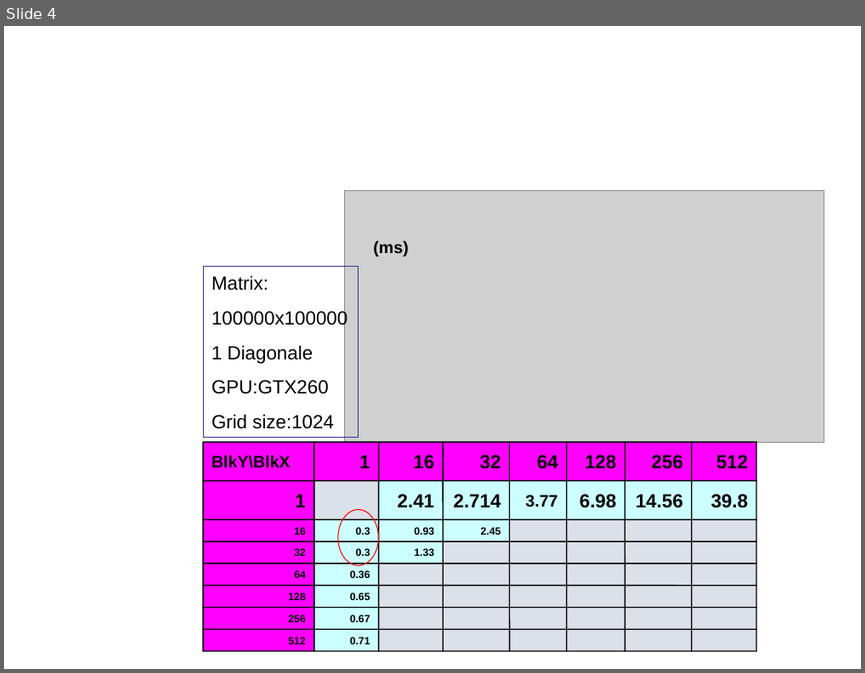
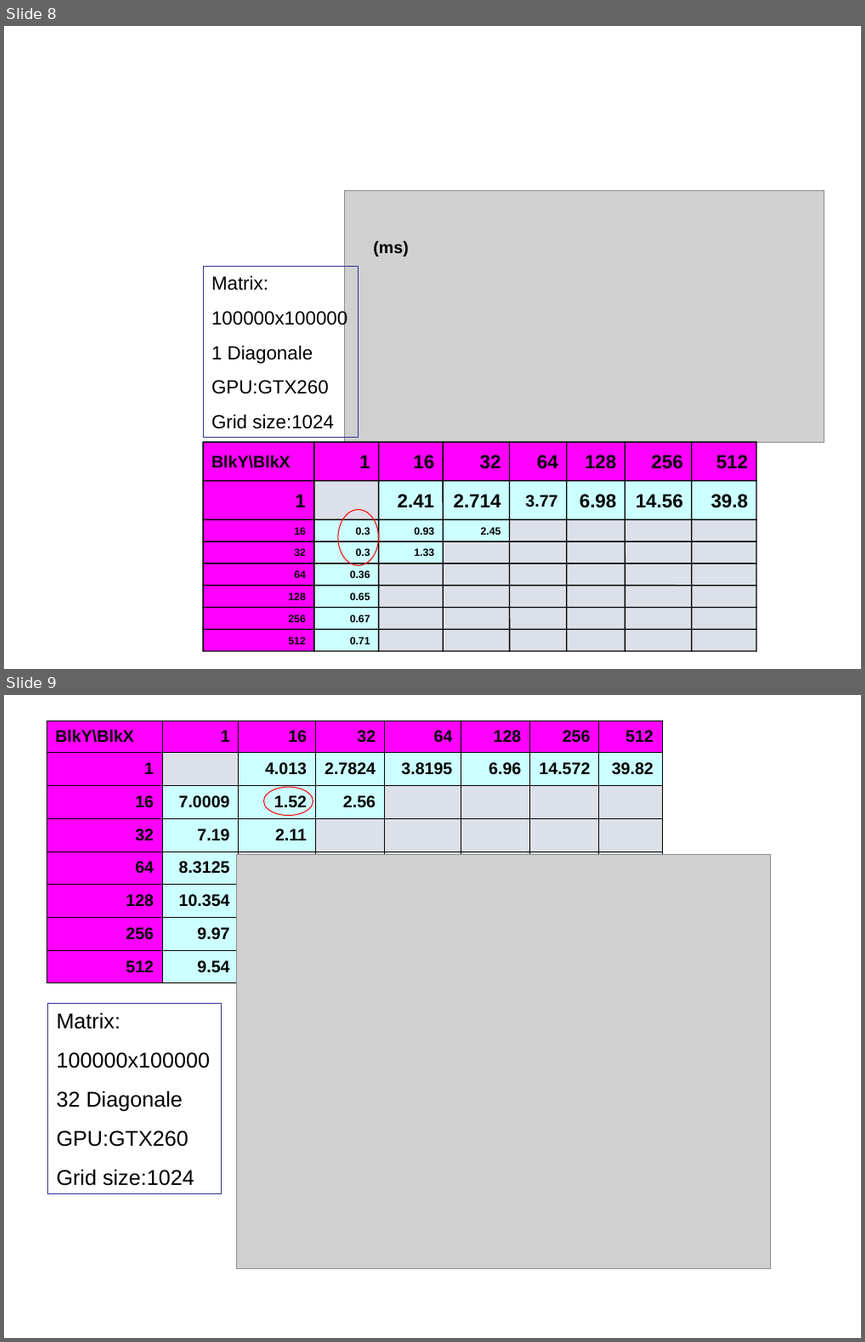
Before and after one commit to unconditional/projektarbeitcuda, a slide deck: Vortrag/tmp.ppt. Shown one above the other, each under a label of ours: slide 4 before the commit, slides 8 and 9 after it. The pictures are 865x673 and 865x1342 pixels, drawn with LibreOffice and Linux fonts; fonts in the diff are those of the drawing; grey boxes stand for pictures. Boxes give left, top, right and bottom in pixels: in the first picture for what was removed or moved away, otherwise in the second. Text is boxed around its words. In the diff, an @@ line names an element or a change of style, - is before the commit and + after.

```diff
--- a/Vortrag/tmp.ppt
+++ b/Vortrag/tmp.ppt
@@ slide 9 added at bbox=[4, 695, 861, 1338], background #FFFFFF @@
@@ table added at bbox=[46, 721, 663, 976], 8 rows, 8 columns @@
+BlkY\BlkX | 1 | 16 | 32 | 64 | 128 | 256 | 512
+1 |  | 4.013 | 2.7824 | 3.8195 | 6.96 | 14.572 | 39.82
+16 | 7.0009 | 1.52 | 2.56 |  |  |  | 
+32 | 7.19 | 2.11 |  |  |  |  | 
+64 | 8.3125 |  |  |  |  |  | 
+128 | 10.354 |  |  |  |  |  | 
+256 | 9.97 |  |  |  |  |  | 
+512 | 9.54 |  |  |  |  |  | 
@@ ellipse added at bbox=[263, 787, 313, 815], outline #FF0000 0.74 pt @@
@@ picture added at bbox=[237, 854, 770, 1269] @@
@@ rectangle added at bbox=[47, 1003, 221, 1194], outline #333399 0.74 pt, 18 pt, text #000000 @@
+Matrix:
+100000x100000
+32 Diagonale
+GPU:GTX260
+Grid size:1024
@@ what was slide 4 is now slide 8 @@
```
Also in this commit, not shown: 6 other slides added.
